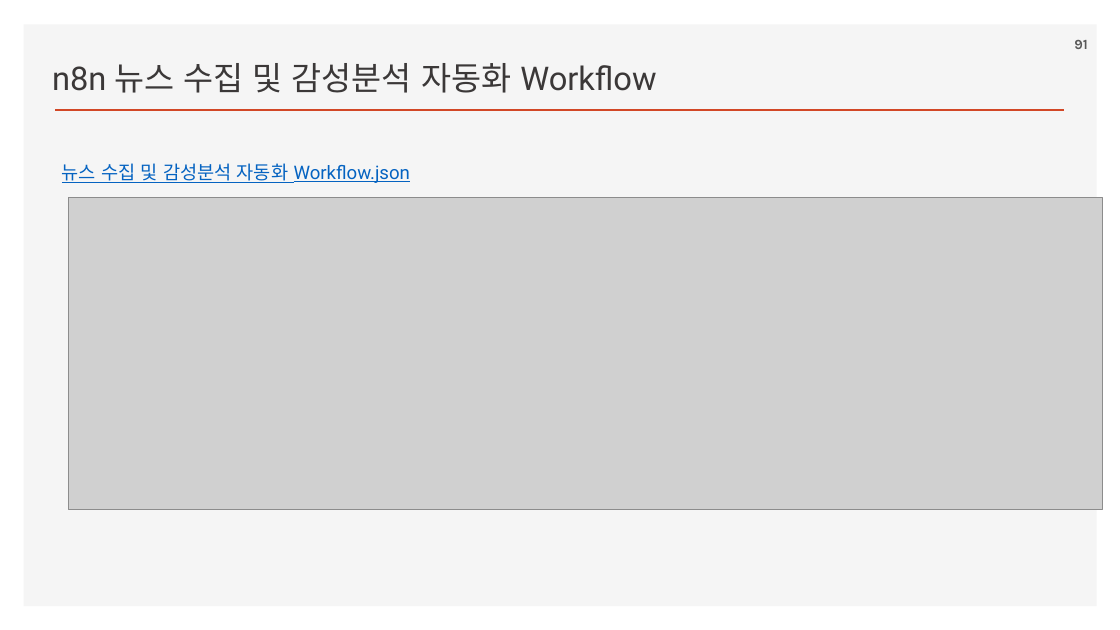
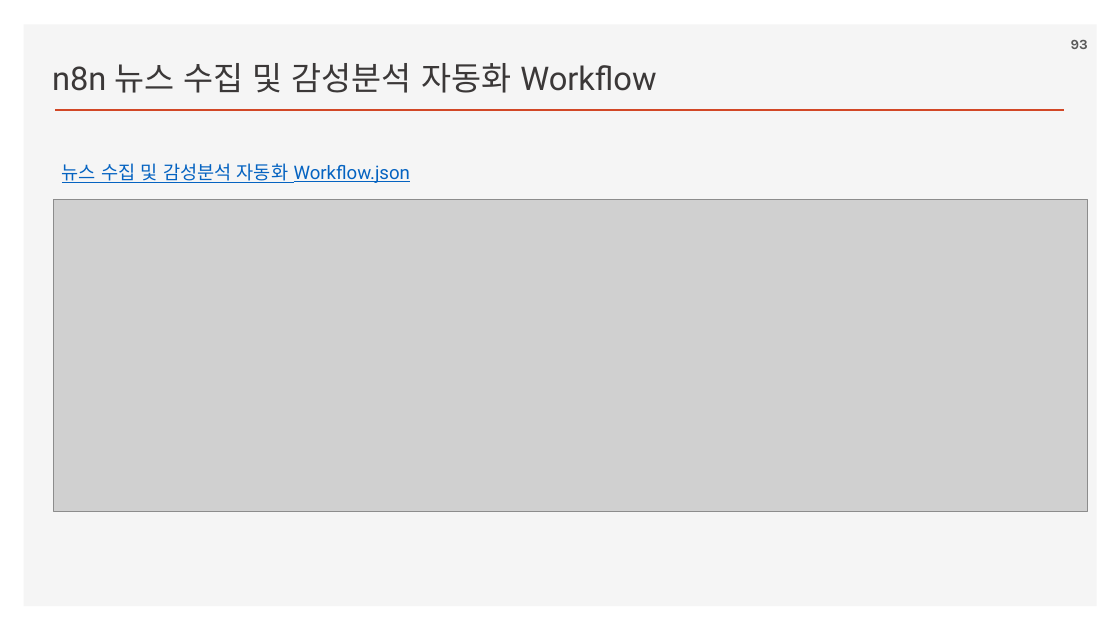
Before and after one commit to ancestor9/2026_Fall_AI-Workflow, a slide deck: slide 93 of PPTs/02_AI Workflow_n8n.pptx (slide 91 before the commit). Drawn at 1120x630 pixels with LibreOffice and Linux fonts; fonts in the diff are those of the drawing; grey boxes stand for pictures; background and template pictures are left out. Boxes give left, top, right and bottom in pixels: in the first picture for what was removed or moved away, otherwise in the second. Text is boxed around its words. In the diff, an @@ line names an element or a change of style, - is before the commit and + after.

```diff
--- a/PPTs/02_AI Workflow_n8n.pptx
+++ b/PPTs/02_AI Workflow_n8n.pptx
@@ page number at (1071,40,1088,49): text changed @@
-91
+93
@@ picture: place and size @@
-picture at (68,197,1102,510)
+picture at (54,199,1088,512)
```
Also in this commit, not shown: 1 other slide changed, 4 slides added, 2 slides removed.
